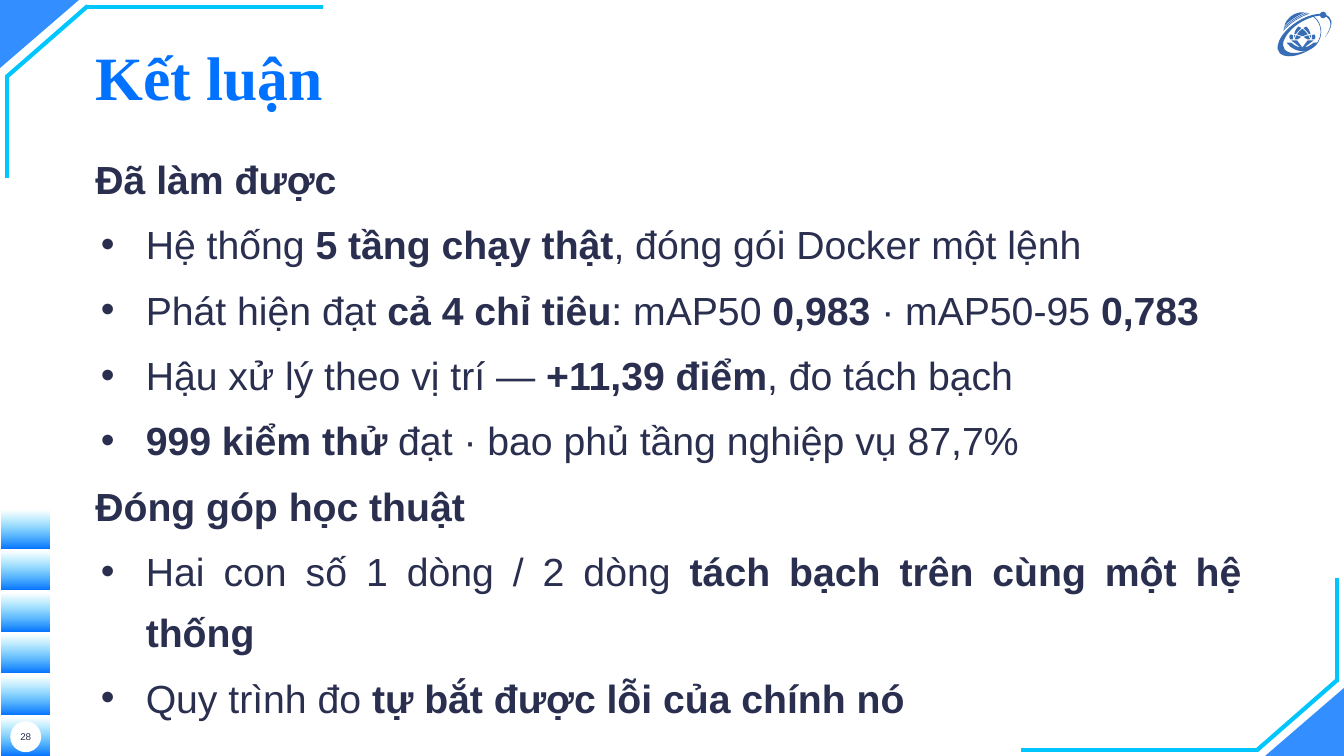
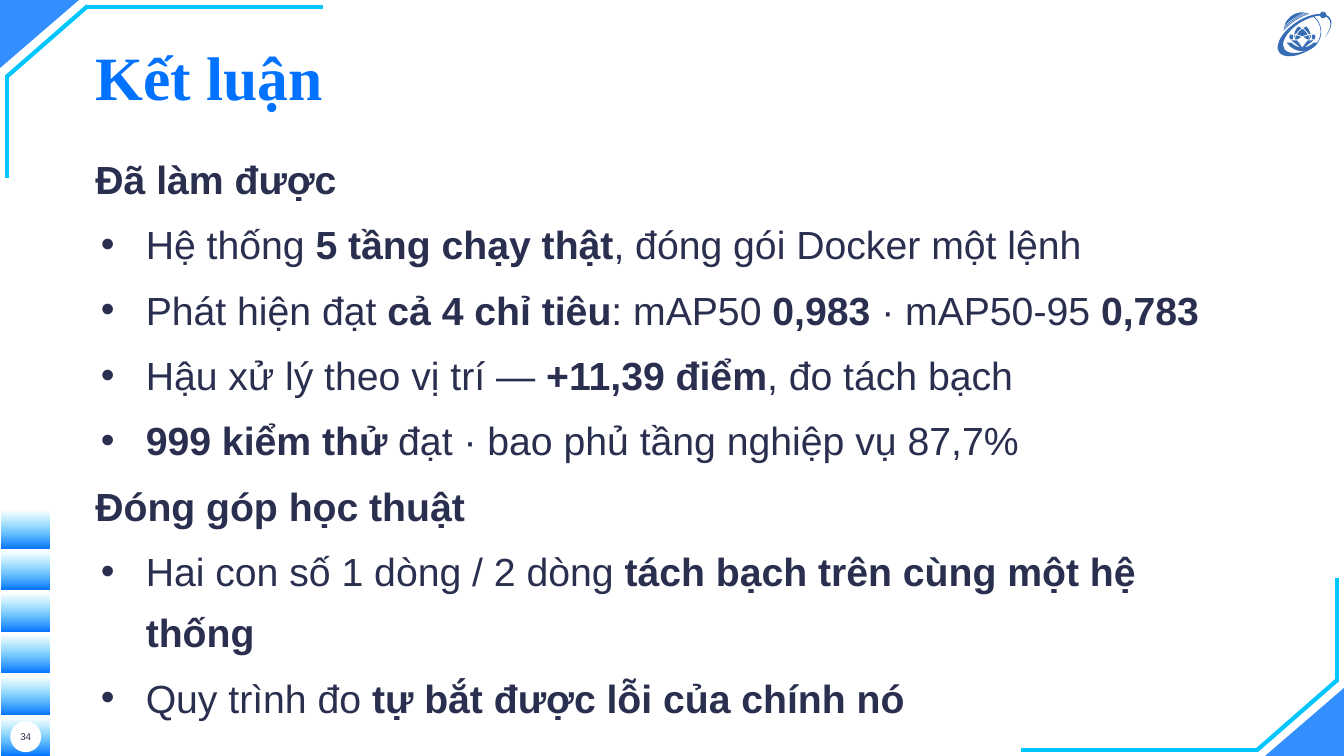
Before and after one commit to hieunguyen2604/alpr-do-an-mon-hoc, a slide deck: slide 34 of docs/slides/slides.pptx (slide 28 before the commit). Drawn at 1344x756 pixels with LibreOffice and Linux fonts; fonts in the diff are those of the drawing; background and template pictures are left out. Boxes give left, top, right and bottom in pixels: in the first picture for what was removed or moved away, otherwise in the second. Text is boxed around its words. In the diff, an @@ line names an element or a change of style, - is before the commit and + after.

```diff
--- a/docs/slides/slides.pptx
+++ b/docs/slides/slides.pptx
@@ text "Đã làm được" at (95,165,1199,721): alignment justified to left @@
@@ page number at (20,733,31,740): text changed @@
-28
+34
```
Also in this commit, not shown: 18 other slides changed, 7 slides added, 1 slide removed, 5 other files.
